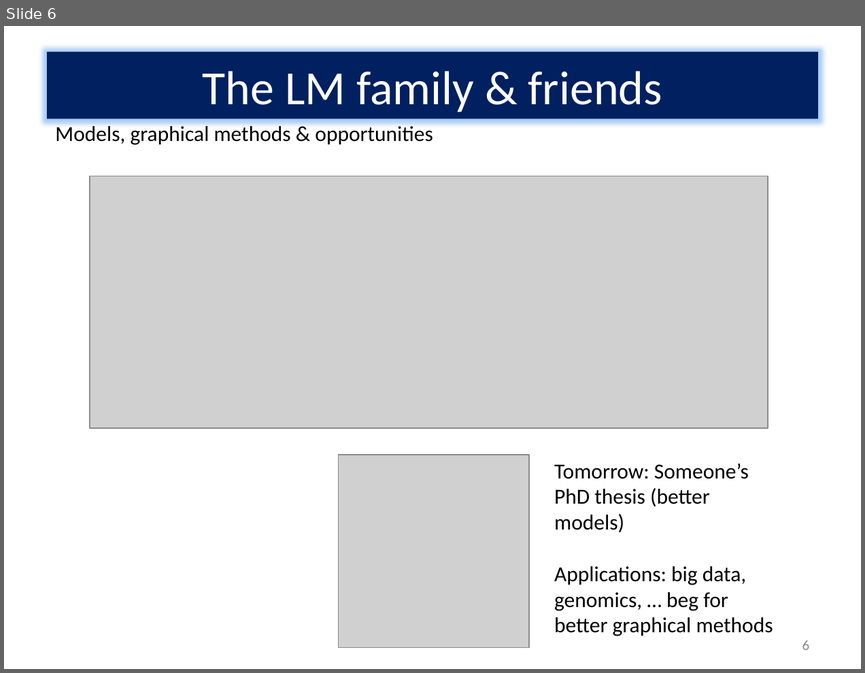
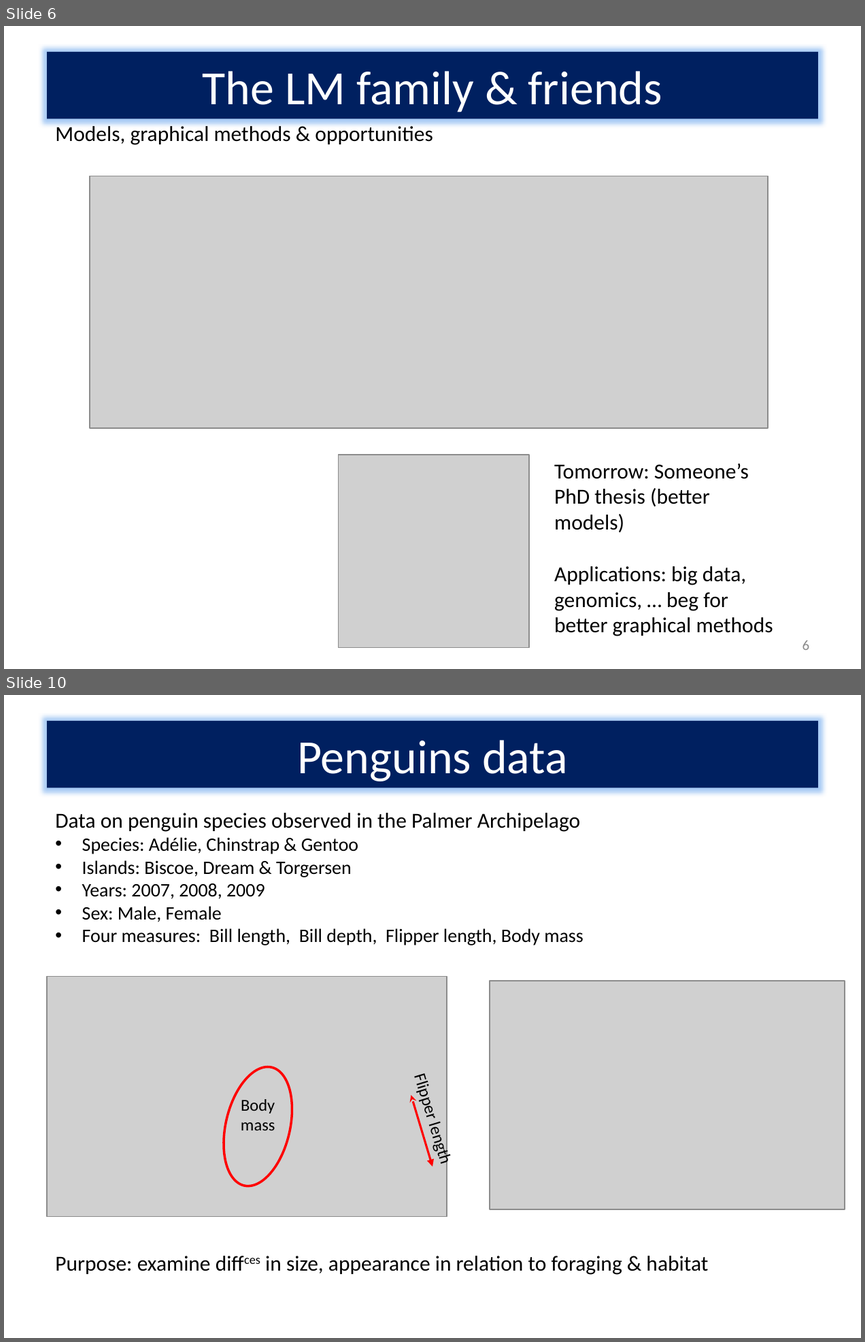
Before and after one commit to friendly/Vis-MLM-book, a slide deck: talks/VisMLM-QM-Forum.pptx. Shown one above the other, each under a label of ours: slide 6 before the commit, slides 6 and 10 after it; the slides between them are not shown. The pictures are 865x673 and 865x1342 pixels, drawn with LibreOffice and Linux fonts; fonts in the diff are those of the drawing; grey boxes stand for pictures. Boxes give left, top, right and bottom in pixels: in the first picture for what was removed or moved away, otherwise in the second. Text is boxed around its words. In the diff, an @@ line names an element or a change of style, - is before the commit and + after.

```diff
--- a/talks/VisMLM-QM-Forum.pptx
+++ b/talks/VisMLM-QM-Forum.pptx
@@ slide 10 added at [4,695,861,1338], background #FFFFFF @@
@@ title added at [47,721,818,787], fill #002060, 40 pt, text #FFFFFF @@
+Penguins data
@@ text added at [55,813,583,945], 16 pt, text #000000 @@
+Data on penguin species observed in the Palmer Archipelago
+• Species: Adélie, Chinstrap & Gentoo
+• Islands: Biscoe, Dream & Torgersen
+• Years: 2007, 2008, 2009
+• Sex: Male, Female
+• Four measures: Bill length, Bill depth, Flipper length, Body mass
@@ picture added at [47,976,447,1216] @@
@@ picture added at [490,981,844,1209] @@
@@ ellipse added at [213,1059,303,1193], outline #FF0000 2 pt @@
@@ text added at [404,1062,479,1227], 14 pt, text #000000 @@
+Flipper length
@@ text added at [241,1099,275,1130], 14 pt, text #000000 @@
+Body mass
@@ double arrow added from (411, 1095) to (432, 1166), #FF0000 1.75 pt @@
@@ text added at [55,1255,708,1274], 18 pt, text #000000 @@
+Purpose: examine diffces in size, appearance in relation to foraging & habitat
```
Also in this commit, not shown: 3 slides changed, 1 other slide added, 8 other files.
